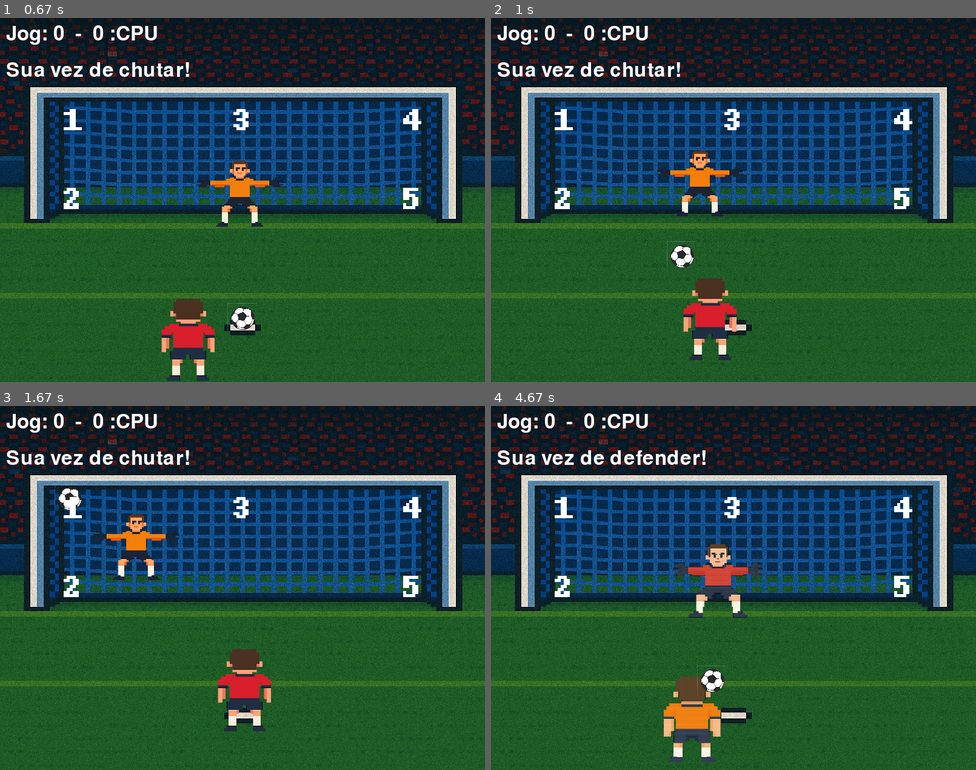
Above: before the commit, frames 1-4 (two rows, left to right).
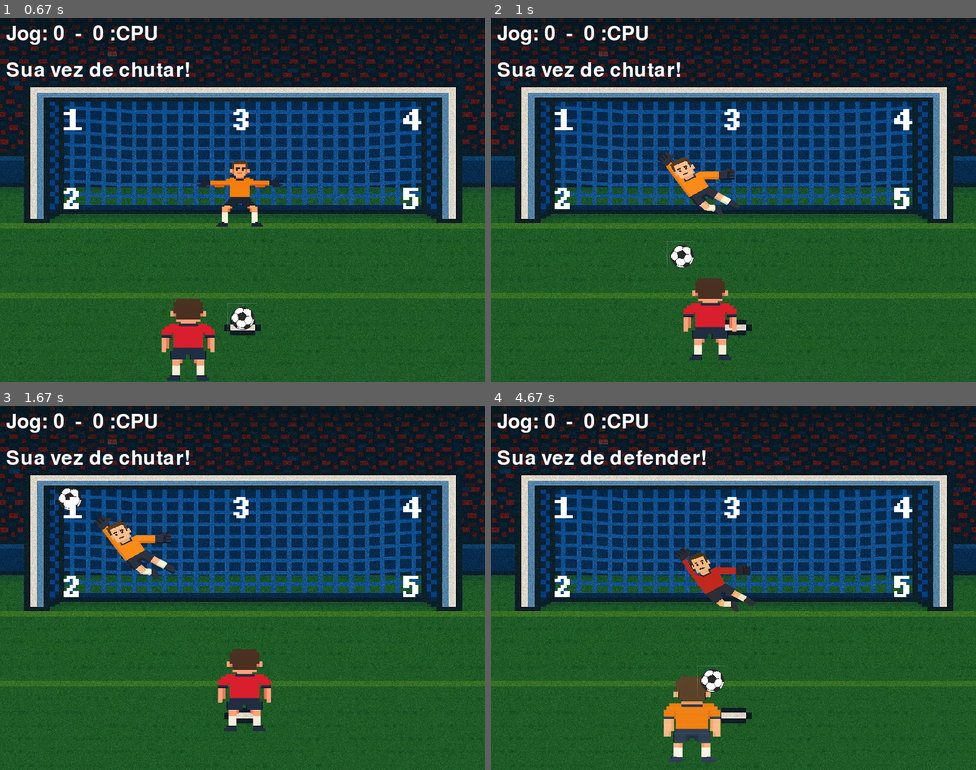
Above: after the commit, the same moments.

Repository: FredericoAyres/py-game
Game: pygame game, started from jogo.py
Two runs of this game, one before a commit and one after it. Both use one fixed random seed, a clock stepped at 60 frames per second and the inputs below.
Inputs (mouse positions are in pixels of both pictures, inside the frame that each line leads up to):
- Up to frame 1 (0.67 s): click (223, 214) at 0.38 s
- Up to frame 2 (1 s): tap 1 at 0.67 s
- Up to frame 3 (1.67 s): no input
- Up to frame 4 (4.67 s): tap 2 at 4.5 s

Frame 1 is identical in both runs. In frame 2, 1.2% of the frame differs, in the area x 34-52%, y 36-55%; in frame 3, 1.2%; in frame 4, 1.6%, in the area x 37-57%, y 38-59%.

Commit message:
animações goleiros

Diff:
--- a/classes.py
+++ b/classes.py
@@ -80,7 +80,7 @@
 
 
 class Goleiro(pygame.sprite.Sprite):
-    def __init__(self, img):
+    def __init__(self, img, dic_sprites):
         # Construtor da classe mãe (Sprite).
         pygame.sprite.Sprite.__init__(self)
 
@@ -91,11 +91,13 @@
         self.speedx = 0
         self.speedy = 0
         self.direcao = 0
+        self.dic = dic_sprites
 
     def update(self):
         if self.direcao == 1:
             self.speedx = -205/60
             self.speedy = -35/60
+            self.image = self.dic[1]
             if self.rect.x < 40:
                 self.speedx = 0
                 self.speedy = 0
@@ -103,6 +105,7 @@
         if self.direcao == 2:
             self.speedx = -205/60
             self.speedy = 0
+            self.image = self.dic[2]
             if self.rect.x < 40:
                 self.speedx = 0
                 self.speedy = 0
@@ -110,6 +113,7 @@
         if self.direcao == 3:
             self.speedx = 0
             self.speedy = -35/60
+            self.image = self.dic[3]
             if self.rect.y < 125:
                 self.speedx = 0
                 self.speedy = 0
@@ -117,6 +121,7 @@
         if self.direcao == 4:
             self.speedx = 360/60
             self.speedy = -100/60
+            self.image = self.dic[4]
             if self.rect.x > 590:
                 self.speedx = 0
                 self.speedy = 0
@@ -124,6 +129,7 @@
         if self.direcao == 5:
             self.speedx = 360/60
             self.speedy = 0
+            self.image = self.dic[5]
             if self.rect.x > 590:
                 self.speedx = 0
                 self.speedy = 0
--- a/jogo_rodando.py
+++ b/jogo_rodando.py
@@ -54,16 +54,39 @@
     image_4 = pygame.transform.scale(image_4, (400, 400))
     image_5 = pygame.image.load('assets/img/5_DesSoft.png').convert_alpha()
     image_5 = pygame.transform.scale(image_5, (400, 400))
-
+    image_goleiro1_direita = pygame.image.load('assets/img/Goleiro_direita_DesSoft.png').convert_alpha()
+    image_goleiro1_direita = pygame.transform.scale(image_goleiro1_direita, (160, 135))
+    image_goleiro1_esquerda = pygame.image.load('assets/img/Goleiro_esquerda_DesSoft.png').convert_alpha()
+    image_goleiro1_esquerda = pygame.transform.scale(image_goleiro1_esquerda, (160, 135))
+    image_goleiro2_direita = pygame.image.load('assets/img/Goleiro2_direita_DesSoft.png').convert_alpha()
+    image_goleiro2_direita = pygame.transform.scale(image_goleiro2_direita, (160, 135))
+    image_goleiro2_esquerda = pygame.image.load('assets/img/Goleiro2_esquerda_DesSoft.png').convert_alpha()
+    image_goleiro2_esquerda = pygame.transform.scale(image_goleiro2_esquerda, (160, 135))
+
+    sprites_goleiro1 = {
+        1: image_goleiro1_esquerda,
+        2: image_goleiro1_esquerda,
+        3: image_goleiro,
+        4: image_goleiro1_direita,
+        5: image_goleiro1_direita
+    }
+
+    sprites_goleiro2 = {
+        1: image_goleiro2_esquerda,
+        2: image_goleiro2_esquerda,
+        3: image_goleiro2,
+        4: image_goleiro2_direita,
+        5: image_goleiro2_direita
+    }
     # Define as fontes para textos
     font = pygame.font.SysFont(None, 48)
     font_resultado = pygame.font.SysFont(None, 96)
 
     # Cria instâncias dos personagens e da bola
-    goleiro = Goleiro(image_goleiro)
+    goleiro = Goleiro(image_goleiro, sprites_goleiro1)
     jogador = Jogador(image_jogador)
     bola = Bola(image_bola)
-    goleiro2 = Goleiro(image_goleiro2)
+    goleiro2 = Goleiro(image_goleiro2, sprites_goleiro2)
     jogador2 = Jogador(image_jogador2)
 
     # Define quem está jogando no momento
@@ -115,6 +138,8 @@
                         bola.ultima_direcao = direcao
                         goleiro_atual.direcao = random.randint(1, 5)
                         goleiro_atual.direcao_ultima = goleiro_atual.direcao
+                        goleiro_atual.image = sprites_goleiro1[goleiro.direcao]
+                        window.blit(goleiro_atual.image, (goleiro_atual.rect.x, goleiro_atual.rect.y))
                         esperando_chute = False
 
                 elif turno == "defesa" and (rodadas_cpu < max_rodadas or alternadas):
@@ -125,6 +150,8 @@
                         direcao = int(event.key - pygame.K_0)
                         goleiro_atual.direcao = direcao
                         goleiro_atual.direcao_ultima = direcao
+                        goleiro_atual.image = sprites_goleiro2[goleiro2.direcao]
+                        window.blit(goleiro_atual.image, (goleiro_atual.rect.x, goleiro_atual.rect.y))
                         jogador_atual.direcao = 3
                         bola.direcao = random.randint(1, 5)
                         bola.ultima_direcao = bola.direcao
@@ -228,6 +255,10 @@
         else:
             text = font.render('Sua vez de defender!', True, (255, 255, 255))
 
+        if goleiro_atual == goleiro and goleiro.direcao == 0 and goleiro.rect.x == 315 and goleiro.rect.y == 220:
+            goleiro.image = sprites_goleiro1[3]
+        elif goleiro_atual == goleiro2 and goleiro2.direcao == 0 and goleiro2.rect.x == 315 and goleiro2.rect.y == 220:
+            goleiro2.image = sprites_goleiro2[3]
         # Redesenha a tela
         window.blit(image_fundo, (0, 0))
         window.blit(goleiro_atual.image, (goleiro_atual.rect.x, goleiro_atual.rect.y))
Renamed: assets/img/Goleiro2_defesa_DesSoft (1).png -> assets/img/Goleiro2_defesa_DesSoft.png
Renamed: assets/img/Goleiro2_direita_DesSoft (1).png -> assets/img/Goleiro2_direita_DesSoft.png
Renamed: assets/img/Goleiro2_esquerda_DesSoft (1).png -> assets/img/Goleiro2_esquerda_DesSoft.png
Renamed: assets/img/Goleiro2_gol_DesSoft (1).png -> assets/img/Goleiro2_gol_DesSoft.png
Renamed: assets/img/Goleiro_direita_DesSoft (1).png -> assets/img/Goleiro_direita_DesSoft.png
Renamed: assets/img/Goleiro_esquerda_DesSoft (1).png -> assets/img/Goleiro_esquerda_DesSoft.png
Renamed: assets/img/Goleiro_gol_DesSoft (3).png -> assets/img/Goleiro_gol_DesSoft.png
